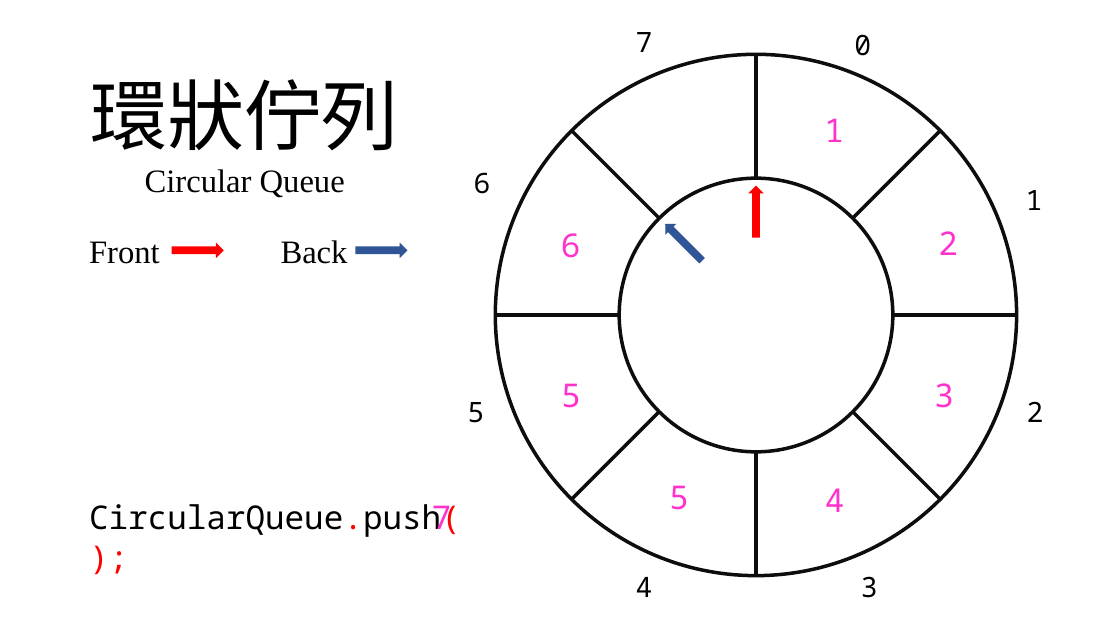
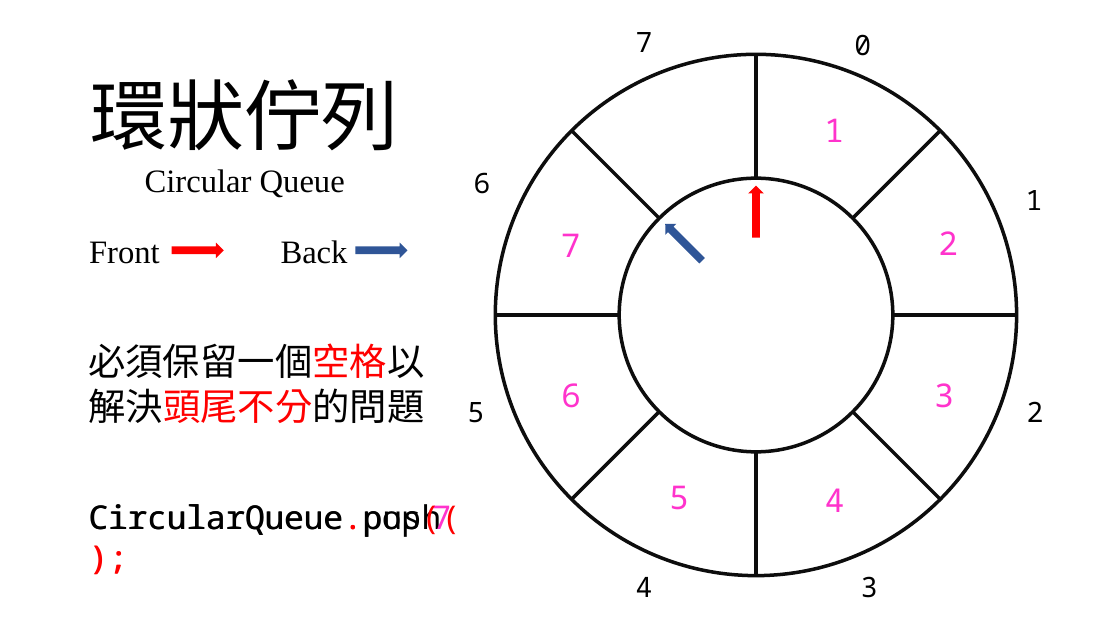
Before and after one commit to whitestorm2346/MyProjects, a slide deck: slide 11 of 自製PPT動畫/佇列.pptx. Drawn at 1120x630 pixels with LibreOffice and Linux fonts; fonts in the diff are those of the drawing. Boxes give left, top, right and bottom in pixels: in the first picture for what was removed or moved away, otherwise in the second. Text is boxed around its words. In the diff, an @@ line names an element or a change of style, - is before the commit and + after.

Commit message:
Finished circular queue

```diff
--- a/自製PPT動畫/佇列.pptx
+++ b/自製PPT動畫/佇列.pptx
@@ text at box(561, 233, 581, 257): text changed @@
-6
+7
@@ text added at box(88, 343, 424, 423), 32 pt, text #000000 @@
+必須保留一個空格以
+解決頭尾不分的問題
@@ text at box(561, 383, 581, 408): text changed @@
-5
+6
@@ text added at box(88, 504, 440, 537), 28 pt, text #000000 @@
+CircularQueue.pop();
```
Also in this commit, not shown: 1 other slide changed, 7 slides added.
